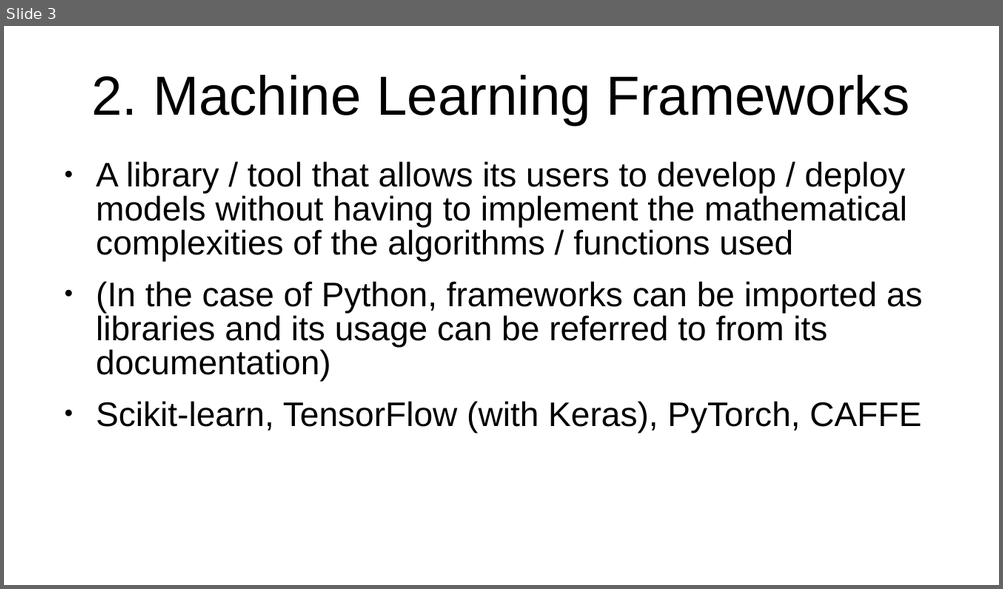
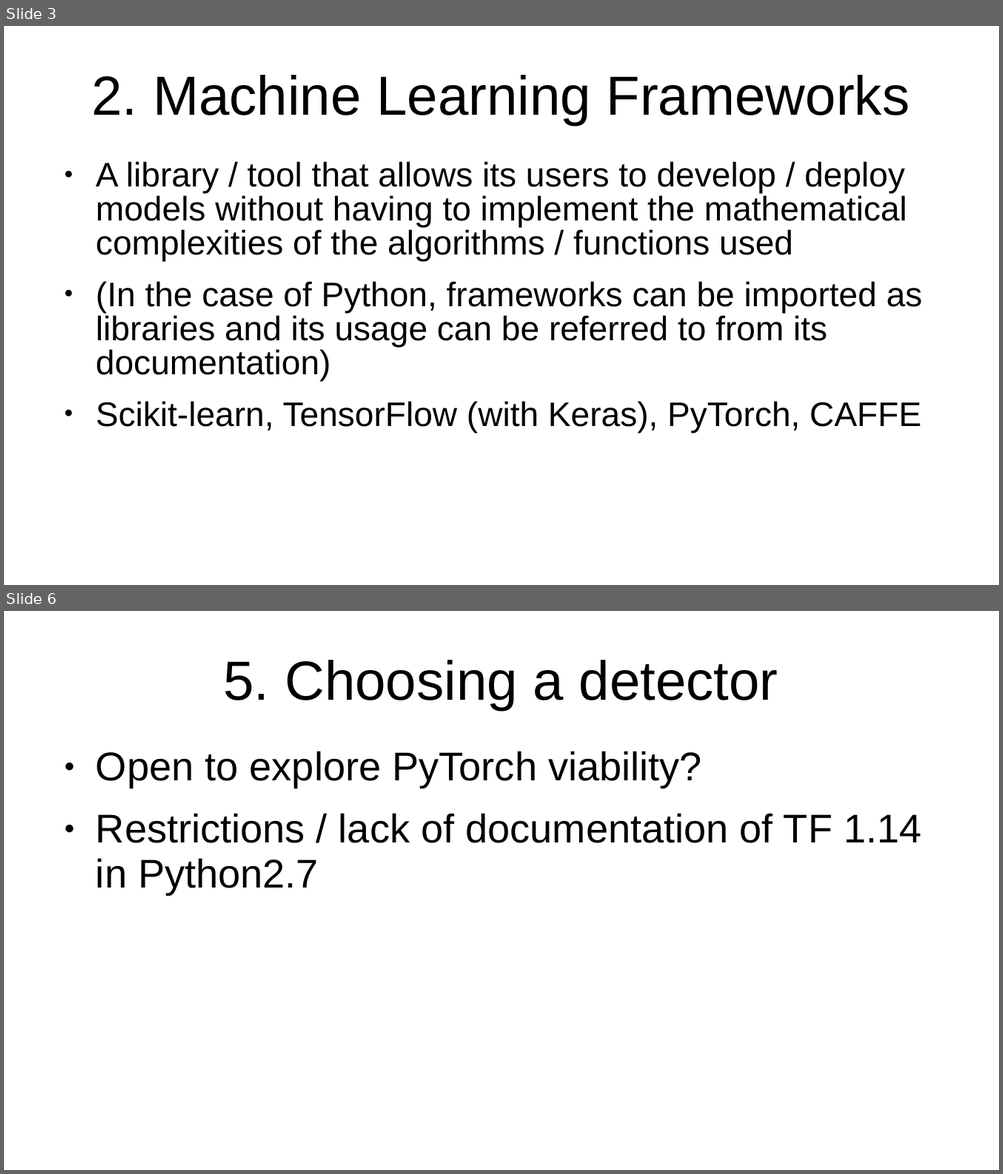
Before and after one commit to mi-mran/MECAtron_software, a slide deck: task2/task2.ppt. Shown one above the other, each under a label of ours: slide 3 before the commit, slides 3 and 6 after it; the slides between them are not shown. The pictures are 1003x589 and 1003x1174 pixels, drawn with LibreOffice and Linux fonts; fonts in the diff are those of the drawing. Boxes give left, top, right and bottom in pixels: in the first picture for what was removed or moved away, otherwise in the second. Text is boxed around its words. In the diff, an @@ line names an element or a change of style, - is before the commit and + after.

```diff
--- a/task2/task2.ppt
+++ b/task2/task2.ppt
@@ slide 6 added at box(4, 611, 999, 1170), background #FFFFFF @@
@@ title added at box(224, 660, 778, 710), 44 pt, text #000000 @@
+5. Choosing a detector
@@ text added at box(96, 751, 921, 894), 32 pt, text #000000 @@
+● Open to explore PyTorch viability?
+● Restrictions / lack of documentation of TF 1.14 in Python2.7
```
Also in this commit, not shown: 1 slide changed, 1 other slide added, 1 slide removed.
